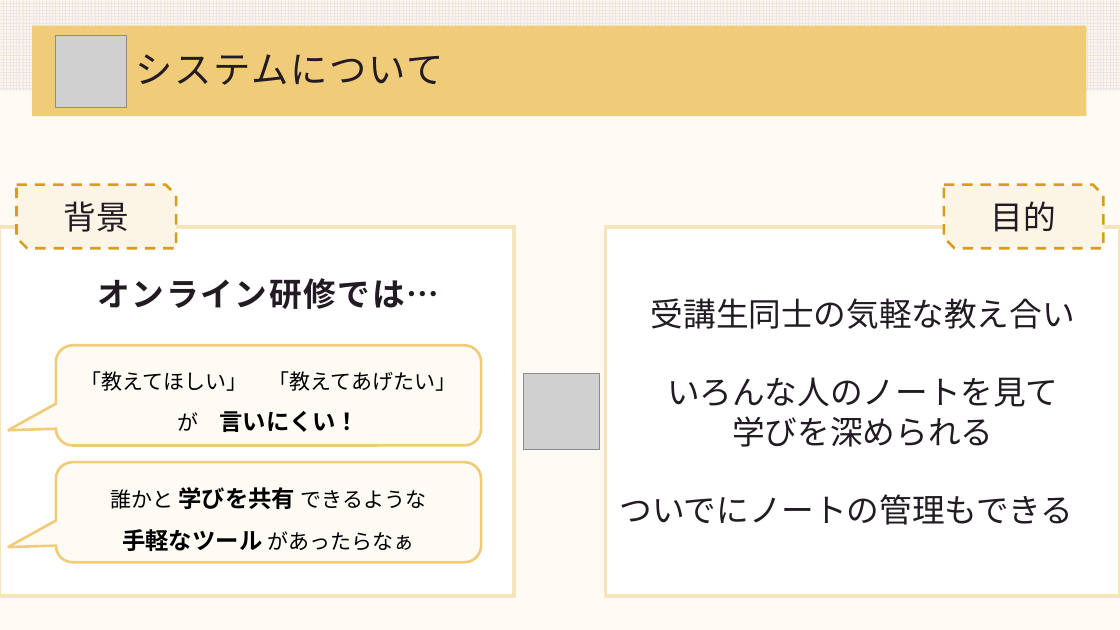
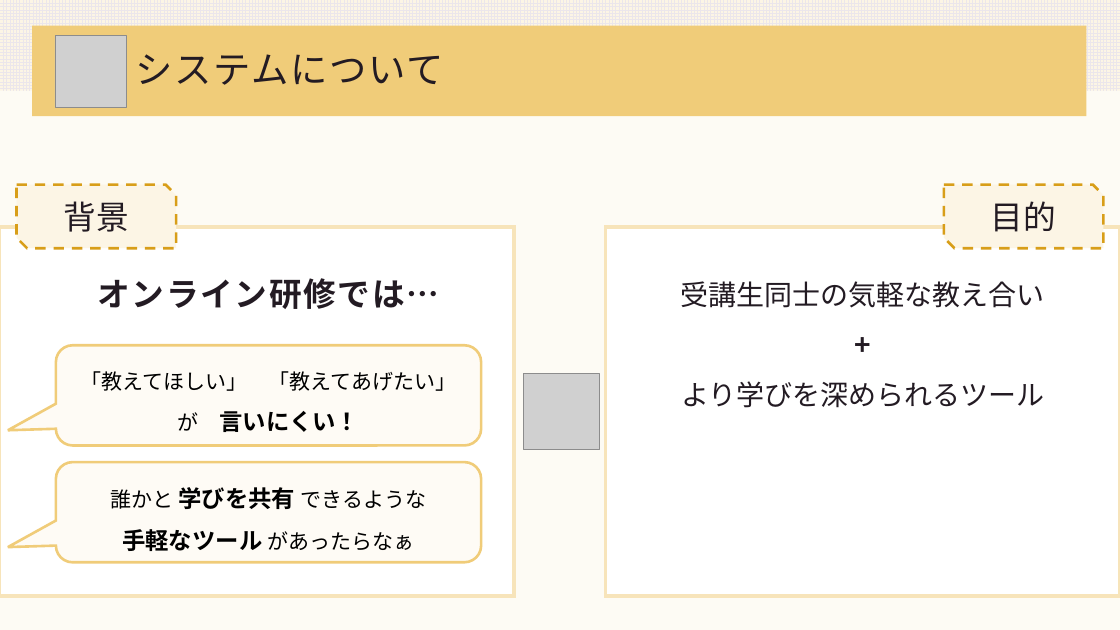
Before and after one commit to DOJO-2021/A-4, a slide deck: slide 7 of documents/worldMap発表資料.pptx (slide 9 before the commit). Drawn at 1120x630 pixels with LibreOffice and Linux fonts; fonts in the diff are those of the drawing; grey boxes stand for pictures. Boxes give left, top, right and bottom in pixels: in the first picture for what was removed or moved away, otherwise in the second. Text is boxed around its words. In the diff, an @@ line names an element or a change of style, - is before the commit and + after.

```diff
--- a/documents/worldMap発表資料.pptx
+++ b/documents/worldMap発表資料.pptx
@@ text in rectangle at box(681, 281, 1045, 308): size 28 to 24 pt in "受講生同士の気軽な教え合い"; line spacing 1 to 1.5 @@
@@ text in rectangle at box(681, 381, 1044, 408): text changed; size 28 to 24 pt @@
-いろんな人のノートを見て
-学びを深められる
-ついでにノートの管理もできる
++
+より学びを深められるツール
```
Also in this commit, not shown: 8 other slides changed, 2 slides added, 3 slides removed.
